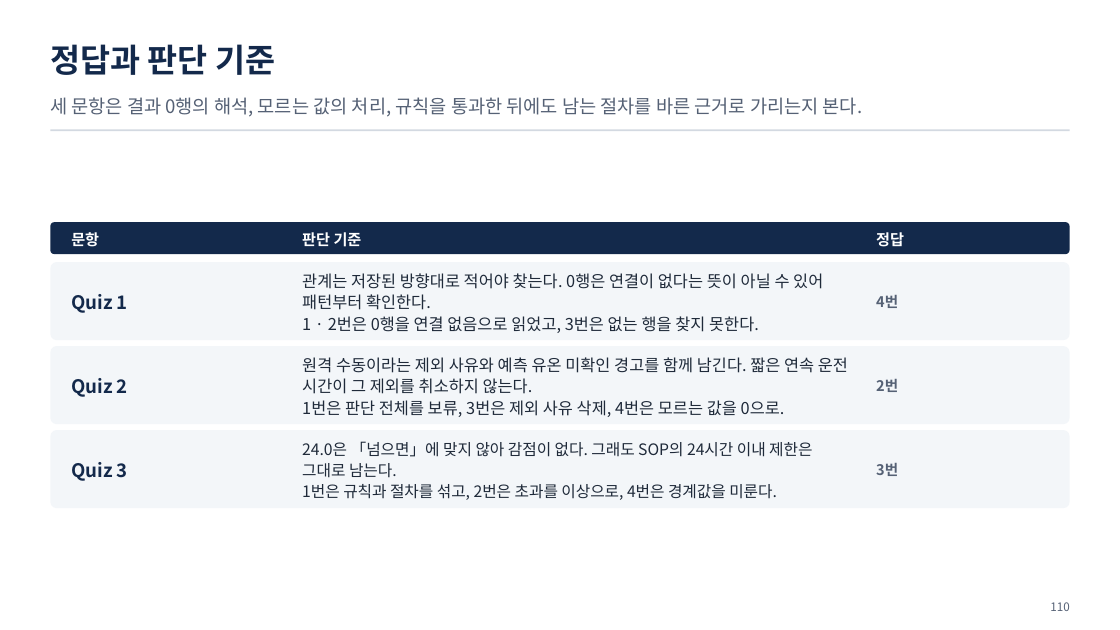
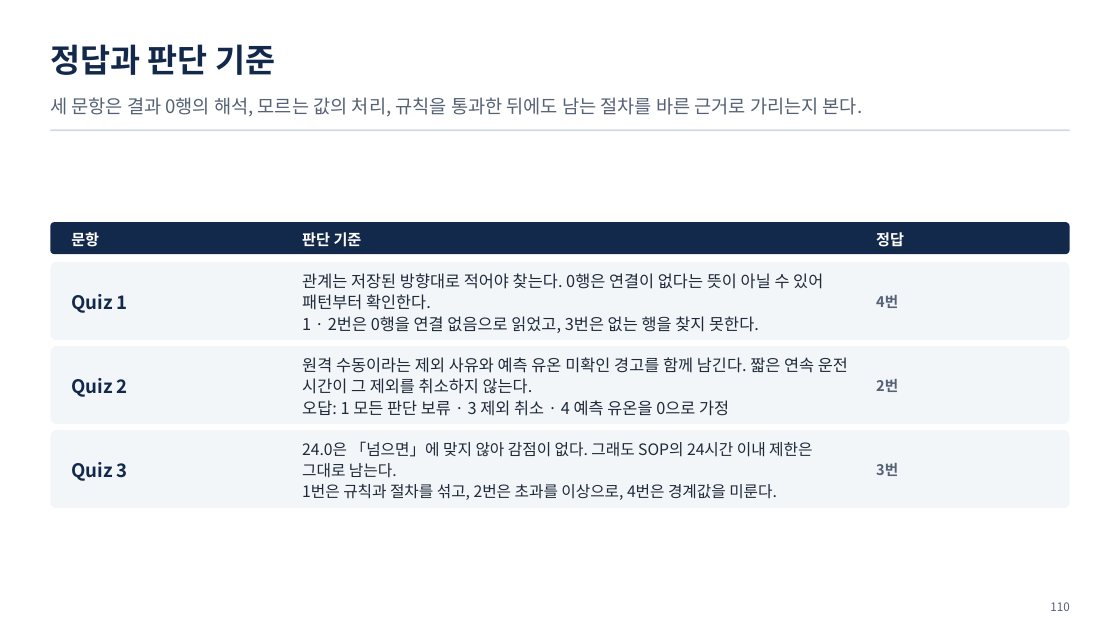
Before and after one commit to uengine-oss/hyd-iot-edu, a slide deck: slide 110 of workspace/강의제작/산출물/실전반/이론/02회차/실전반_02일차.pptx. Drawn at 1120x630 pixels with LibreOffice and Linux fonts; fonts in the diff are those of the drawing. Boxes give left, top, right and bottom in pixels: in the first picture for what was removed or moved away, otherwise in the second. Text is boxed around its words. In the diff, an @@ line names an element or a change of style, - is before the commit and + after.

```diff
--- a/workspace/강의제작/산출물/실전반/이론/02회차/실전반_02일차.pptx
+++ b/workspace/강의제작/산출물/실전반/이론/02회차/실전반_02일차.pptx
@@ text at [302, 400, 729, 416]: text changed @@
-1번은 판단 전체를 보류, 3번은 제외 사유 삭제, 4번은 모르는 값을 0으로.
+오답: 1 모든 판단 보류 · 3 제외 취소 · 4 예측 유온을 0으로 가정
```
Also in this commit, not shown: 10 other slides changed, 13 other files.
